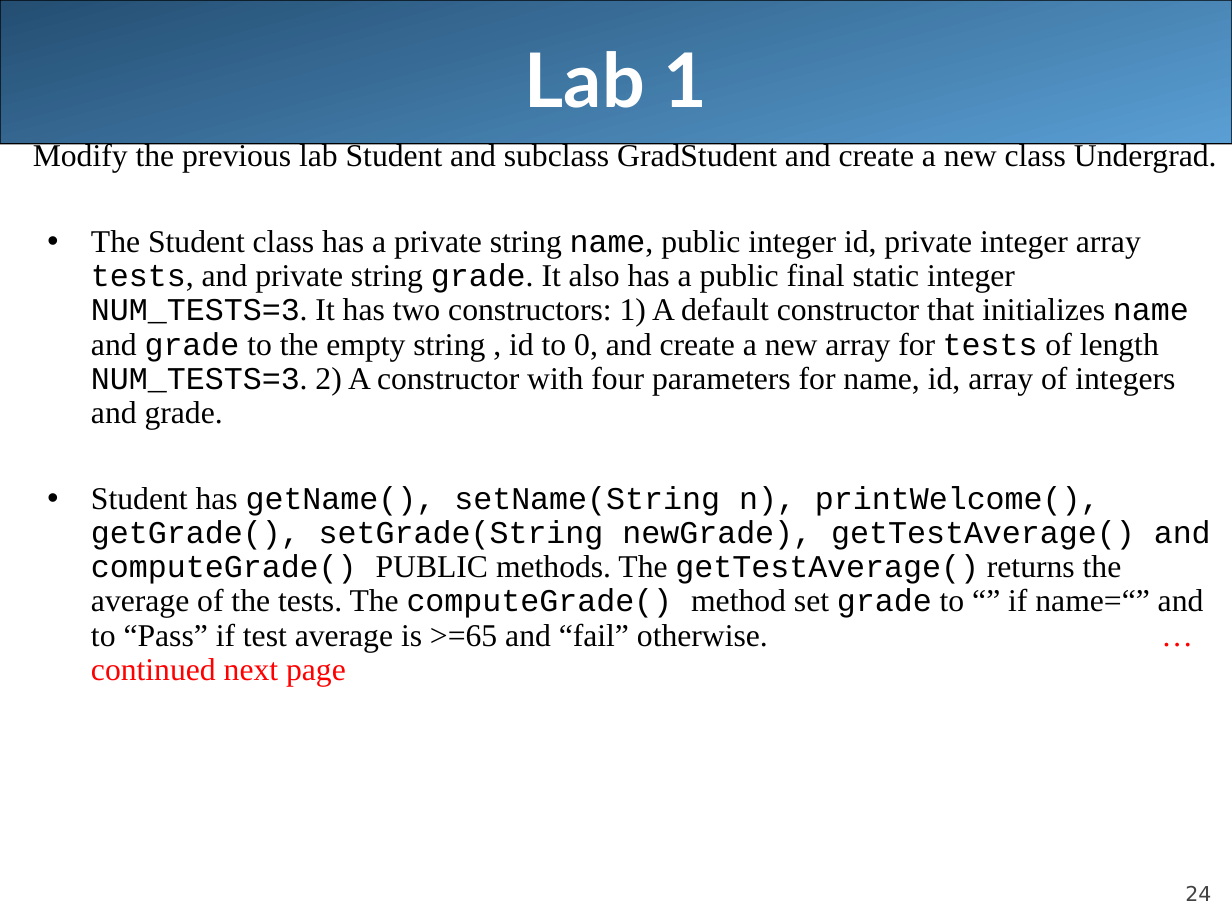
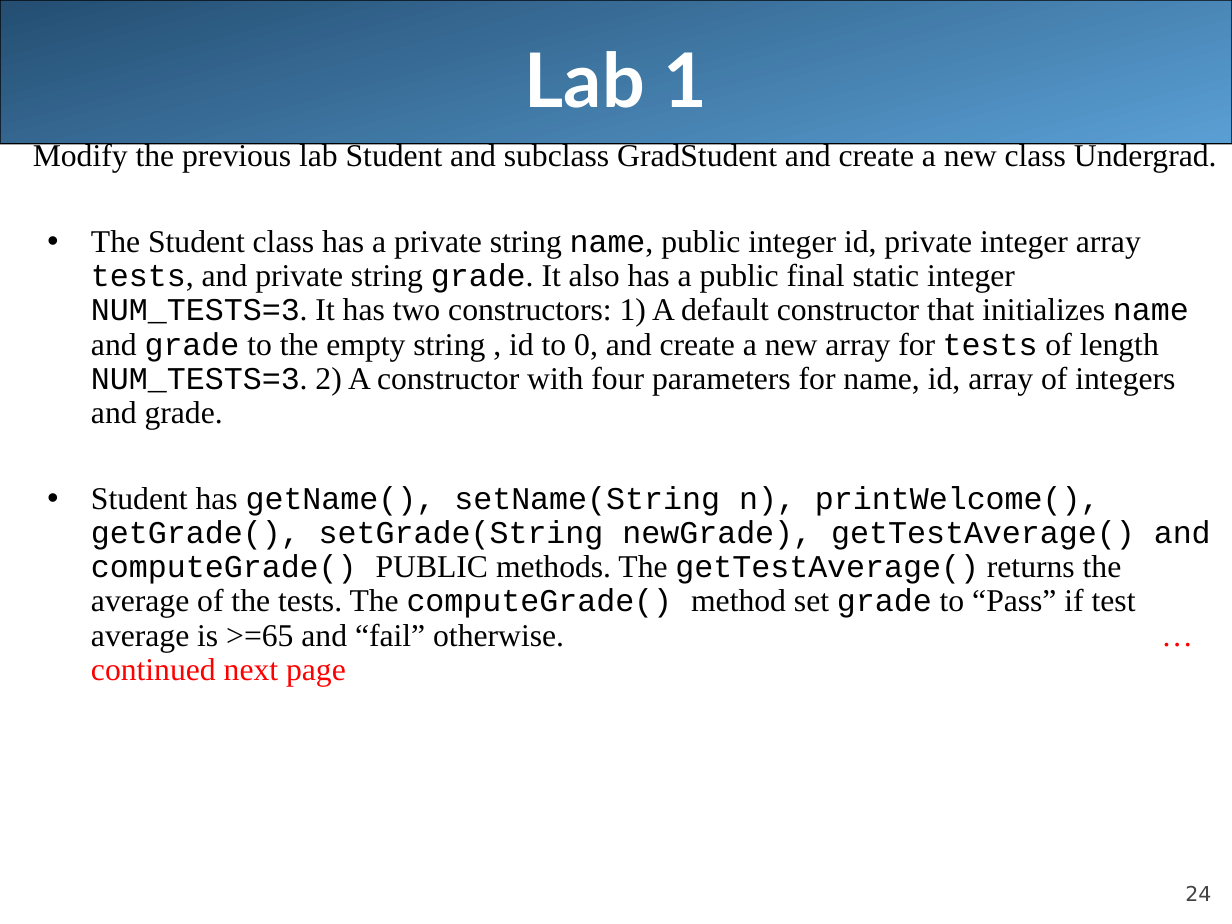
Before and after one commit to LongBaoNguyen/longbaonguyen.github.io, a slide deck: slide 24 of courses/apcsa/lecture15.ppt. Drawn at 1232x924 pixels with LibreOffice and Linux fonts; fonts in the diff are those of the drawing. Boxes give left, top, right and bottom in pixels: in the first picture for what was removed or moved away, otherwise in the second. Text is boxed around its words. In the diff, an @@ line names an element or a change of style, - is before the commit and + after.

Commit message:
moretypos

```diff
--- a/courses/apcsa/lecture15.ppt
+++ b/courses/apcsa/lecture15.ppt
@@ text at (x1=91, y1=486, x2=1211, y2=686): text changed; font Times New Roman to Courier New @@
-• Student has getName(), setName(String n), printWelcome(), getGrade(), setGrade(String newGrade), getTestAverage() and computeGrade() PUBLIC methods. The getTestAverage() returns the average of the tests. The computeGrade() method set grade to “” if name=“” and to “Pass” if test average is >=65 and “fail” otherwise. …continued next page
+• Student has getName(), setName(String n), printWelcome(), getGrade(), setGrade(String newGrade), getTestAverage() and computeGrade() PUBLIC methods. The getTestAverage() returns the average of the tests. The computeGrade() method set grade to “Pass” if test average is >=65 and “fail” otherwise. …continued next page
```
